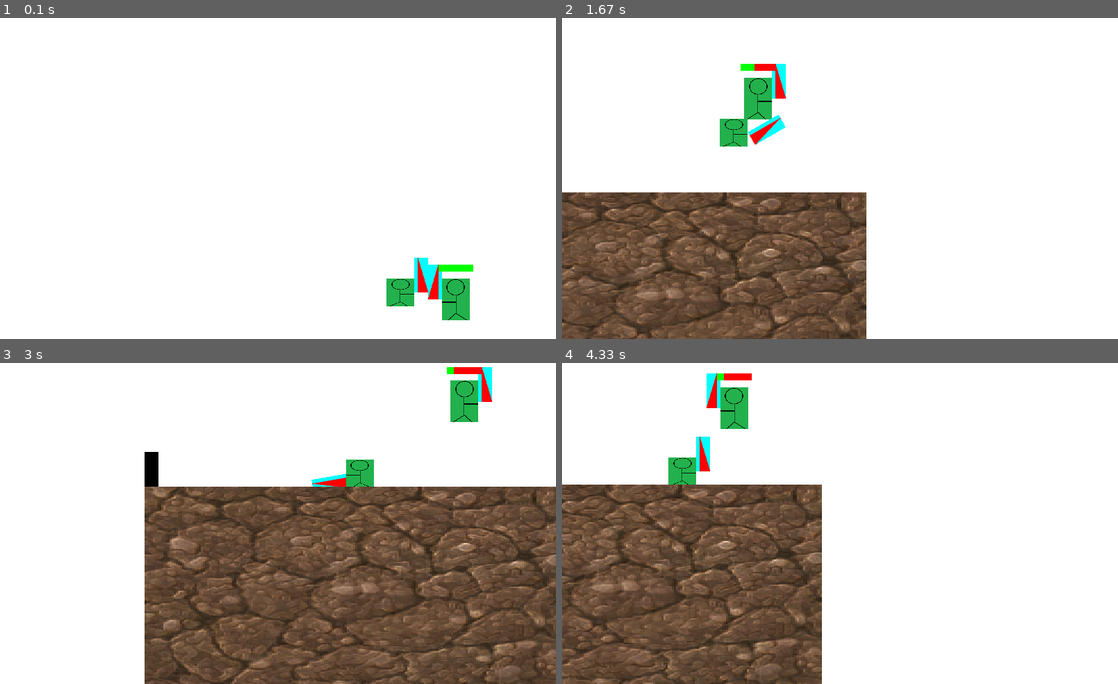
Above: before the commit, frames 1-4 (two rows, left to right).
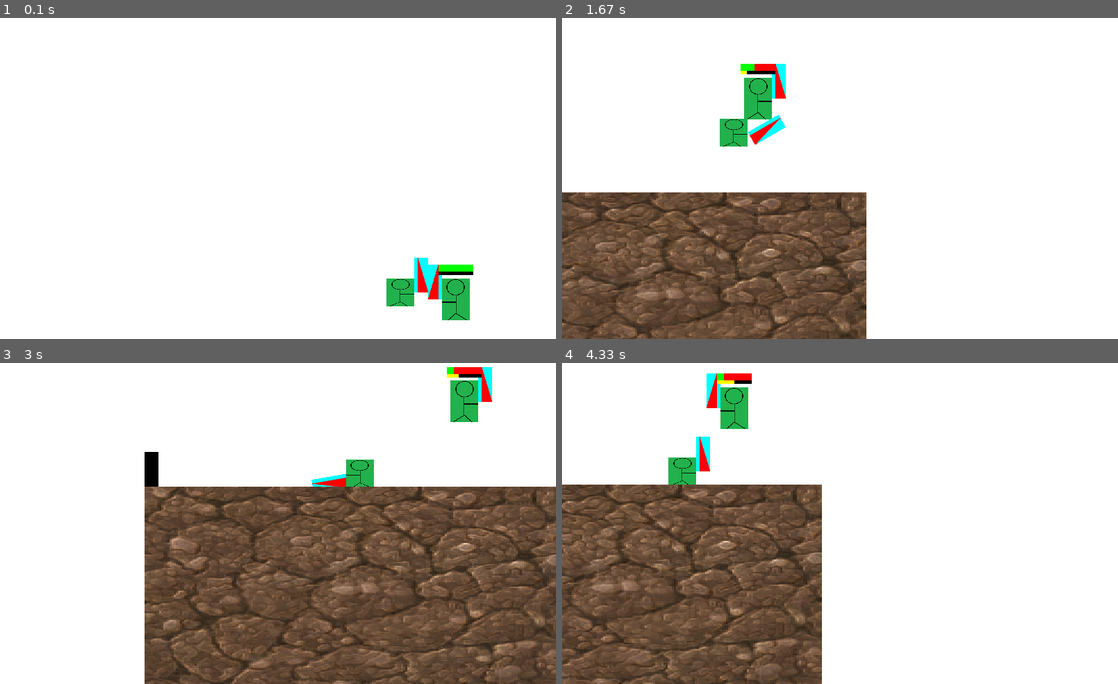
Above: after the commit, the same moments.

Repository: salfk23/2drpg_pygame
Game: pygame game, started from main.py
Two runs of this game, one before a commit and one after it. Both use one fixed random seed, a clock stepped at 60 frames per second and the inputs below.
Inputs:
- Up to frame 1 (0.1 s): no input
- Up to frame 2 (1.67 s): tap F at 0.33, 0.73, 1.03, 1.23, 1.57 s; hold D 0.67-1.13 s; tap J at 0.82 s; hold W 1.17-1.47 s; tap I at 1.32 s; hold D from 1.5 s (still down)
- Up to frame 3 (3 s): tap F at 1.87, 2.07, 2.37, 2.63, 2.97 s; release D at 1.97 s; hold A 2-2.53 s; tap J at 2.15 s; hold S 2.57-2.87 s; tap I at 2.72 s; hold A from 2.9 s (still down)
- Up to frame 4 (4.33 s): tap F at 3.27, 3.4, 3.8, 4.1 s; release A at 3.3 s; hold W 3.33-3.7 s; tap J at 3.48 s; hold D from 3.73 s (still down); tap I at 3.88 s

The runs differ from the first frame. In frame 1, less than 0.1% of the frame differs, in the area x 78-86%, y 79-81%; in frame 2, less than 0.1%; in frame 3, less than 0.1%; in frame 4, less than 0.1%.

Commit message:
Modified Healthbar to Statusbar and added Strikebar for enemies

Diff:
--- a/game_engine/entities/characters.py
+++ b/game_engine/entities/characters.py
@@ -10,29 +10,31 @@
 
 
 
-class Healthbar(Entity):
+class Statusbar(Entity):
   def __init__(self, size: Size2D):
       super().__init__((0,0), size)
       self.name = "Healthbar"
       self.sprite = pygame.Surface(size)
       self.sprite.fill(Colors.RED)
-      self._health = 0
-      self.max_health = 100
+      self._current = 0
+      self.max = 100
       self.size = size
+      self.background_color = Colors.RED
+      self.fill_color = Colors.GREEN
       self.on_health_change()
   @property
-  def health(self):
-    return self._health
+  def current(self):
+    return self._current
 
-  @health.setter
-  def health(self, health: int):
-    self._health = health
+  @current.setter
+  def current(self, health: int):
+    self._current = health
     self.on_health_change()
 
   def on_health_change(self):
-    pygame.draw.rect(self.sprite, Colors.RED, (0, 0, self.size[0], self.size[1]))
-    rect = pygame.Rect(0, 0, self.size[0]* self._health / self.max_health, self.size[1])
-    pygame.draw.rect(self.sprite, Colors.GREEN, rect)
+    pygame.draw.rect(self.sprite, self.background_color, (0, 0, self.size[0], self.size[1]))
+    rect = pygame.Rect(0, 0, self.size[0]* self._current / self.max, self.size[1])
+    pygame.draw.rect(self.sprite, self.fill_color, rect)
 
 
 
@@ -65,20 +67,27 @@
   def __init__(self, image:pygame.Surface, position: pygame.Vector2, size: Size2D, speed: int, jump_power: int):
       self.weapon = None
       Character.__init__(self, image, position, size, speed, jump_power)
-      self.health_bar = Healthbar((50, 10))
+      self.health_bar = Statusbar((50, 10))
+      self.strike_bar = Statusbar((50, 5))
       IMAGE = pygame.Surface((20, 50), pygame.SRCALPHA)
       IMAGE.fill(Colors.CYAN)
       pygame.draw.polygon(IMAGE, pygame.Color('red'), ( (5, 0), (20, 50),(5, 50)))
       self.weapon = Weapon(self, pygame.Vector2(self.rect.right,self.rect.centery),IMAGE, (10, 50), 10, 10)
       self.linked.append(self.health_bar)
+      self.linked.append(self.strike_bar)
       self.linked.append(self.weapon)
       self.on_position_change()
       self.on_health_change()
       self.frame = 0
       self.strike_interval = 500
       self.flip_interval = 250
+      self.strike_bar.max = self.strike_interval
+      self.strike_bar.background_color = Colors.BLACK
+      self.strike_bar.fill_color = Colors.YELLOW
+
   def on_name_change(self):
       self.health_bar.name = self.name+"_Healthbar"
+      self.strike_bar.name = self.name+"_Strikebar"
       self.weapon.name = f"{self.name}_Weapon_{self.weapon.name}"
 
   def on_direction_change(self):
@@ -90,15 +99,19 @@
       health_bar_rect = self.health_bar.rect
       health_bar_rect.center = self.rect.center
       health_bar_rect.top = self.rect.top - health_bar_rect.height - 10
+      strike_bar_rect = self.strike_bar.rect
+      strike_bar_rect.center = self.rect.center
+      strike_bar_rect.top = self.rect.top - strike_bar_rect.height - 5
       if self.direction:
         self.weapon.anchor = pygame.Vector2(self.rect.right, self.rect.centery)
       else:
         self.weapon.anchor = pygame.Vector2(self.rect.left, self.rect.centery)
       self.health_bar.position = pygame.Vector2(health_bar_rect.topleft)
+      self.strike_bar.position = pygame.Vector2(strike_bar_rect.topleft)
   def on_health_change(self):
       super().on_health_change()
-      self.health_bar.max_health = self.max_health
-      self.health_bar.health = self.health
+      self.health_bar.max = self.max_health
+      self.health_bar.current = self.health
       self.health_bar.on_health_change()
   def die(self):
         center = self.rect.center
@@ -129,6 +142,7 @@
         self.weapon.attacking = True
         self.frame = 0
       self.frame += 1
+      self.strike_bar.current = self.frame
 
 
 
